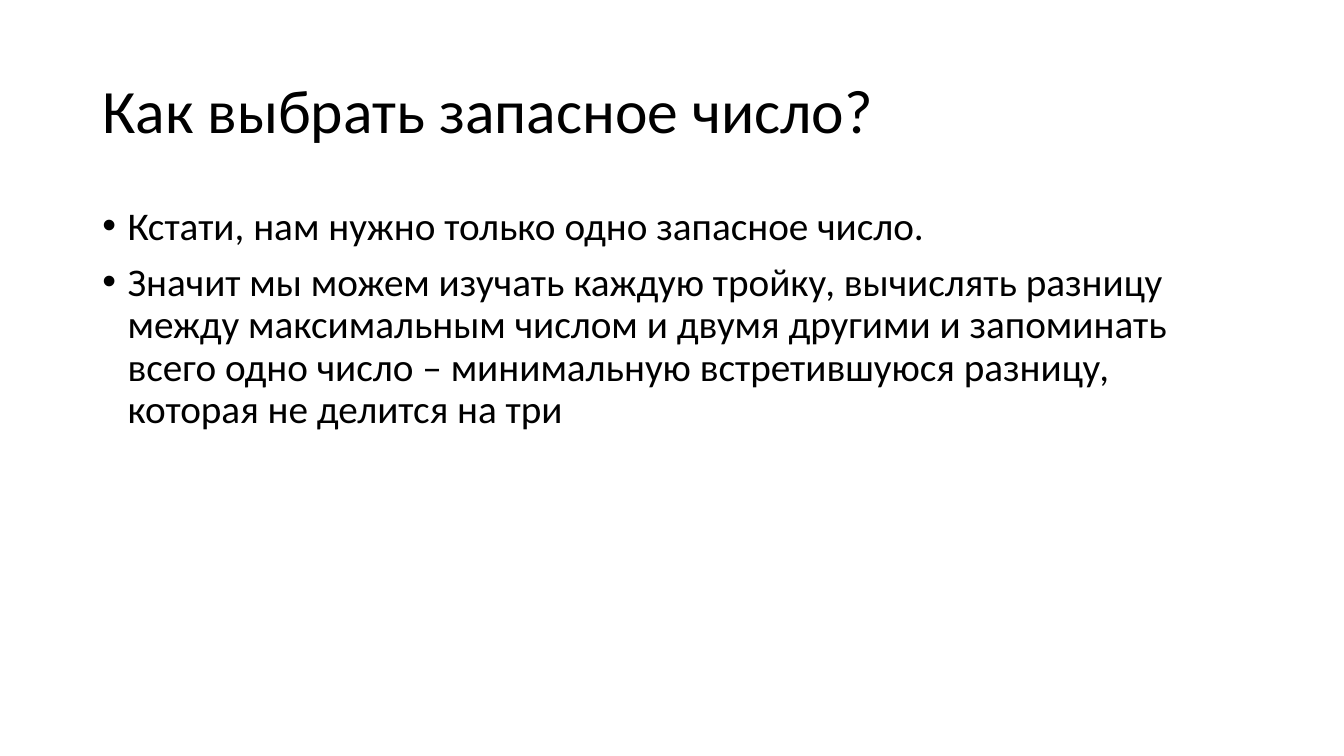
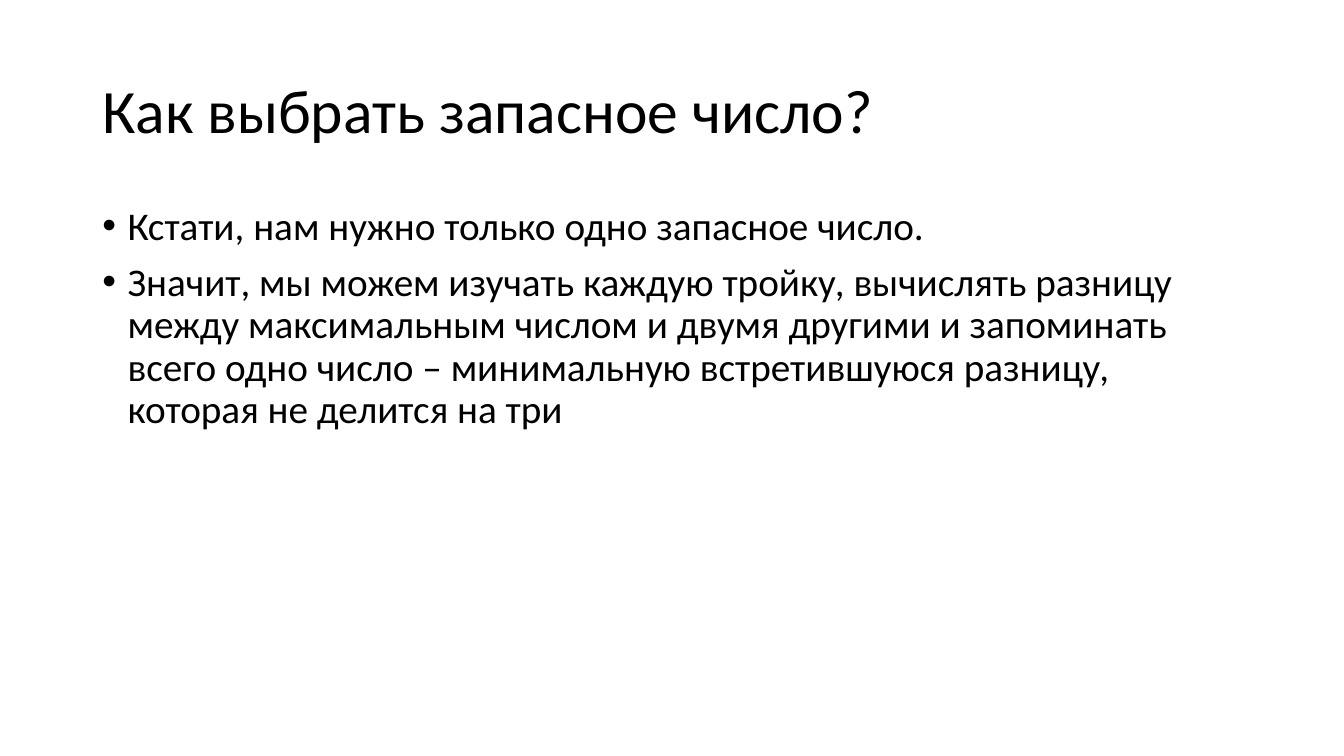
Before and after one commit to Mx-Wolf/usecs, a slide deck: slide 10 of pp/2018-10-01-27-b.pptx. Drawn at 1344x756 pixels with LibreOffice and Linux fonts; fonts in the diff are those of the drawing. Boxes give left, top, right and bottom in pixels: in the first picture for what was removed or moved away, otherwise in the second. Text is boxed around its words. In the diff, an @@ line names an element or a change of style, - is before the commit and + after.

```diff
--- a/pp/2018-10-01-27-b.pptx
+++ b/pp/2018-10-01-27-b.pptx
@@ text at bbox=[128, 269, 1172, 430]: text changed @@
-• Значит мы можем изучать каждую тройку, вычислять разницу между максимальным числом и двумя другими и запоминать всего одно число – минимальную встретившуюся разницу, которая не делится на три
+• Значит, мы можем изучать каждую тройку, вычислять разницу между максимальным числом и двумя другими и запоминать всего одно число – минимальную встретившуюся разницу, которая не делится на три
```
Also in this commit, not shown: 5 slides added, 1 other file.
